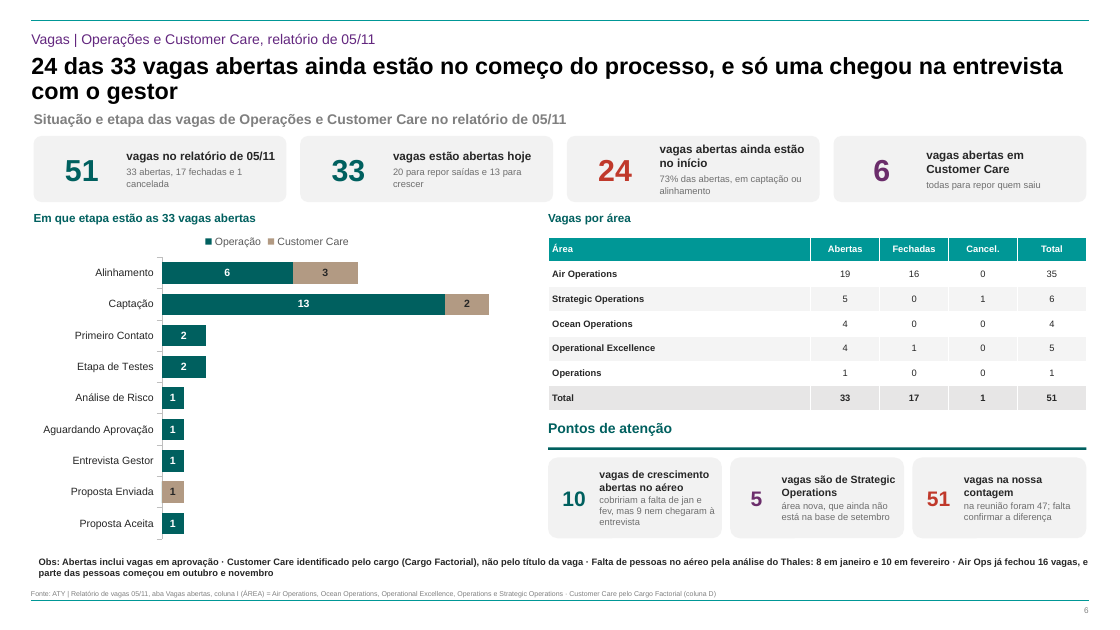
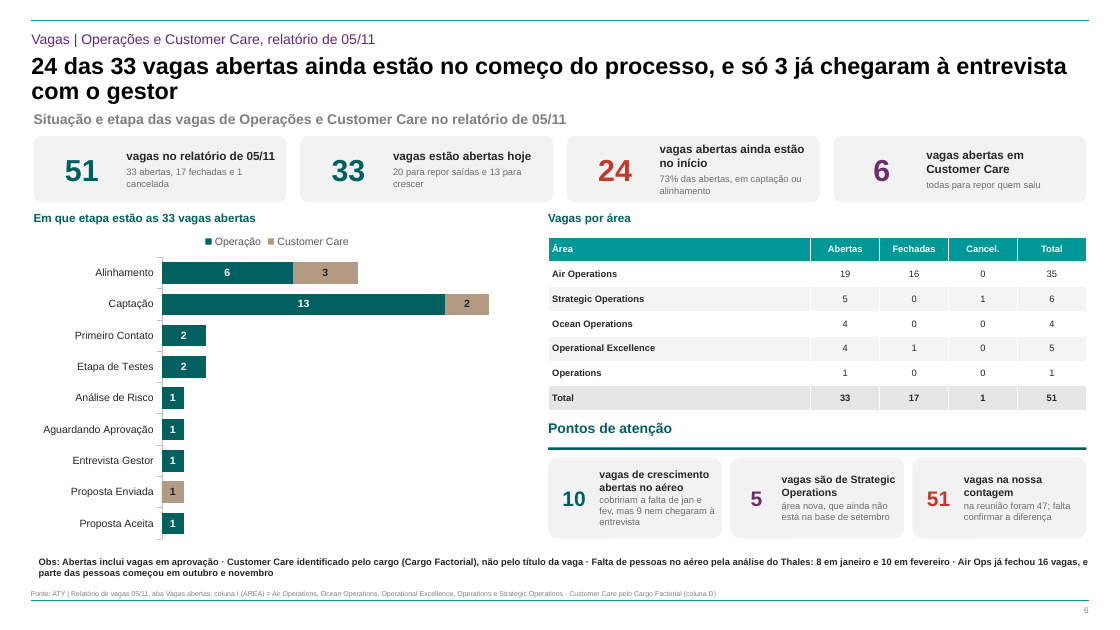
Before and after one commit to suzetemirandasilva5601-cpu/Challenge, a slide deck: slide 6 of 20261112 - ATY - Diagnóstico da Estrutura de Operações - Vagas e Férias.pptx. Drawn at 1120x630 pixels with LibreOffice and Linux fonts; fonts in the diff are those of the drawing; background and template pictures are left out. Boxes give left, top, right and bottom in pixels: in the first picture for what was removed or moved away, otherwise in the second. Text is boxed around its words. In the diff, an @@ line names an element or a change of style, - is before the commit and + after.

```diff
--- a/20261112 - ATY - Diagnóstico da Estrutura de Operações - Vagas e Férias.pptx
+++ b/20261112 - ATY - Diagnóstico da Estrutura de Operações - Vagas e Férias.pptx
@@ title at [31, 57, 1066, 104]: text changed @@
-24 das 33 vagas abertas ainda estão no começo do processo, e só uma chegou na entrevista com o gestor
+24 das 33 vagas abertas ainda estão no começo do processo, e só 3 já chegaram à entrevista com o gestor
```
Also in this commit, not shown: 3 other slides changed, 2 other files.
